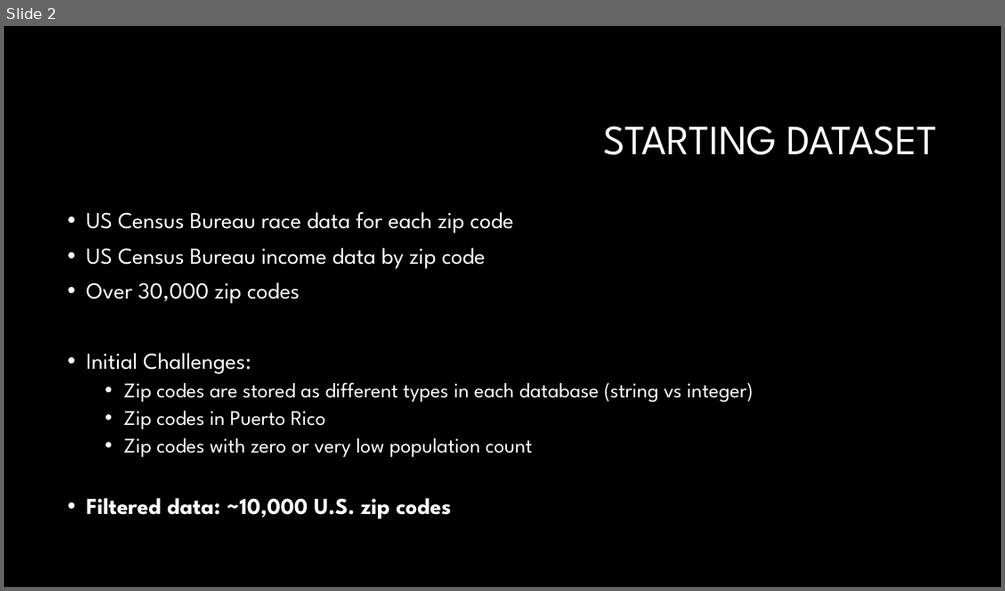
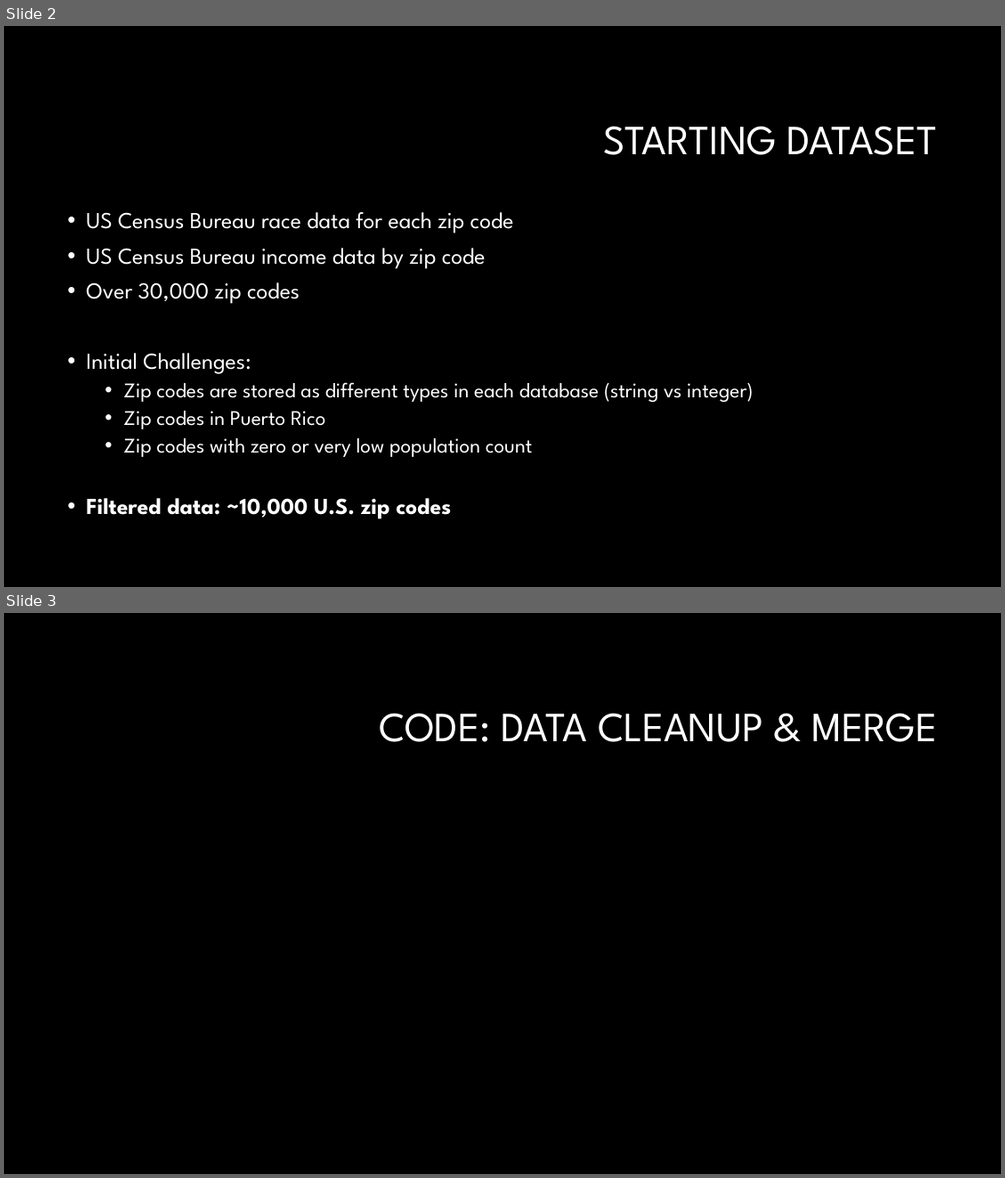
Before and after one commit to Reynazhang2014/diva_and_the_brain, a slide deck: divas_brain_presentation.pptx. Shown one above the other, each under a label of ours: slide 2 before the commit, slides 2 and 3 after it. The pictures are 1005x591 and 1005x1178 pixels, drawn with LibreOffice and Linux fonts; fonts in the diff are those of the drawing; background and template pictures are left out. Boxes give left, top, right and bottom in pixels: in the first picture for what was removed or moved away, otherwise in the second. Text is boxed around its words. In the diff, an @@ line names an element or a change of style, - is before the commit and + after.

```diff
--- a/divas_brain_presentation.pptx
+++ b/divas_brain_presentation.pptx
@@ slide 3 added at <box>4,613,1001,1174</box>, background #000000 @@
@@ title added at <box>379,713,937,742</box>, 40 pt, text #FFFFFF @@
+CODE: DATA CLEANUP & MERGE
```
Also in this commit, not shown: 2 slides changed, 3 other slides added.
